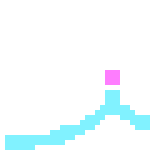
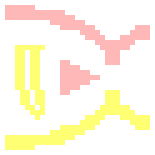
Two versions of the same layered image (155px x 155px). Layer-by-layer changes:
hid "Canister Shot" over left=15, top=55, right=100, bottom=100
added layer "Magsize to Damage" in group "Icons" over left=15, top=30, right=100, bottom=125
hid "Centromere, Purple" over left=105, top=70, right=120, bottom=85
hid "Centromere, Cyan" over left=105, top=70, right=120, bottom=85
showed "Centromere, White" over left=105, top=70, right=120, bottom=85
hid "Lower Chromatid, Cyan" over left=5, top=90, right=150, bottom=150
showed "Lower Chromatid, Yellow" over left=5, top=90, right=150, bottom=150
showed "Upper Chromatid, Light Red" over left=5, top=5, right=150, bottom=65
hid "Upper Chromatid, White" over left=5, top=5, right=150, bottom=65
